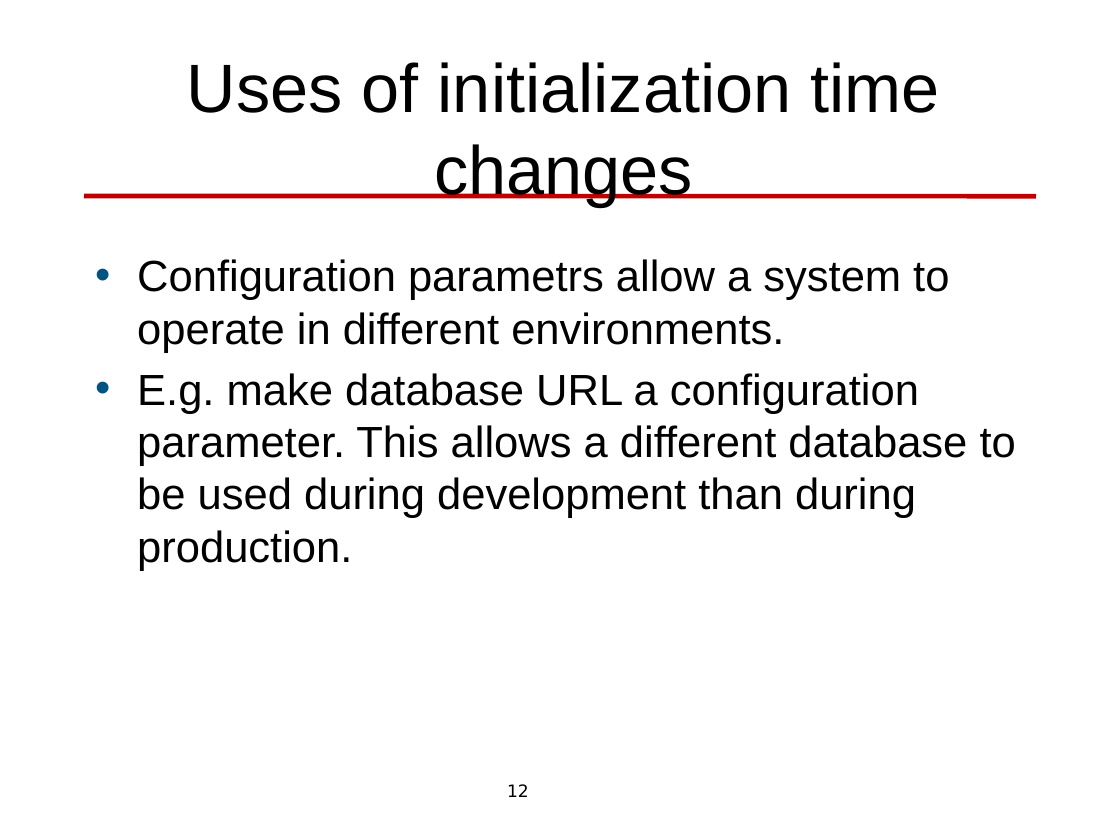
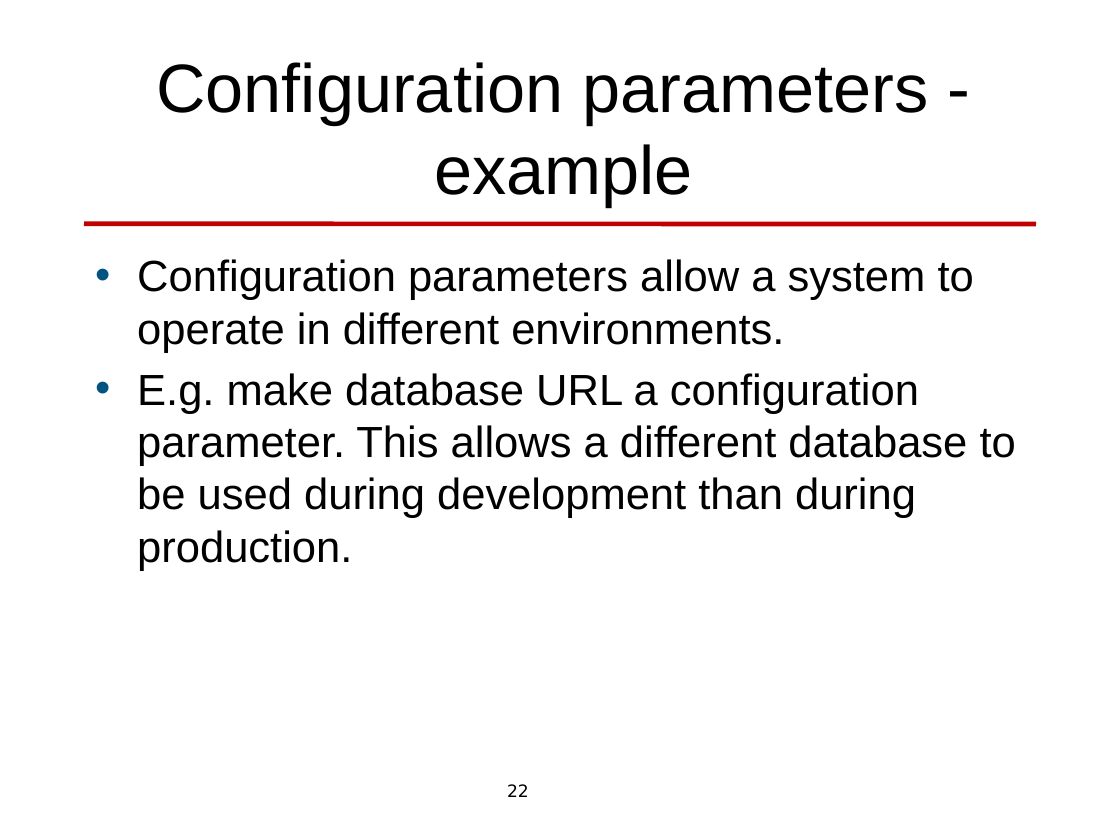
Before and after one commit to len-bass/architecture-design, a slide deck: slide 22 of modifiaibility.pptx (slide 12 before the commit). Drawn at 1120x840 pixels with LibreOffice and Linux fonts; fonts in the diff are those of the drawing; background and template pictures are left out. Boxes give left, top, right and bottom in pixels: in the first picture for what was removed or moved away, otherwise in the second. Text is boxed around its words. In the diff, an @@ line names an element or a change of style, - is before the commit and + after.

```diff
--- a/modifiaibility.pptx
+++ b/modifiaibility.pptx
@@ title at [156,62,928,206]: text changed @@
-Uses of initialization time changes
+Configuration parameters - example
@@ line moved from (84, 196) - (1036, 196) to (84, 224) - (1036, 224) @@
@@ text at [137,259,974,353]: text changed @@
-• Configuration parametrs allow a system to operate in different environments.
+• Configuration parameters allow a system to operate in different environments.
@@ page number at [507,784,529,797]: text changed @@
-12
+22
```
Also in this commit, not shown: 12 other slides changed, 15 slides added, 1 slide removed, 7 other files.
